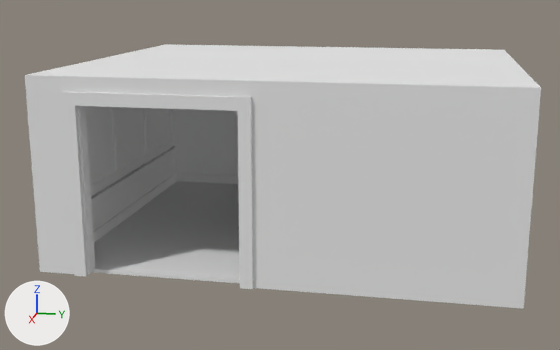
The Blender file Assets/models/kitchen.blend: old version first, new version second.
Both versions are drawn from a 50 mm lens placed at (8.18, -0.27, 3.87), pointed at (-3.56, -2.62, 0.94). The axes (+X, +Y, +Z) are drawn at lower left. The lights are the same throughout.

Names of what the first picture shows: 'Baseboard2.005', 'Door', 'Floor', 'Wall', 'Window', 'Window Panel', 'Window Panel.001', 'Window Panel.002'.
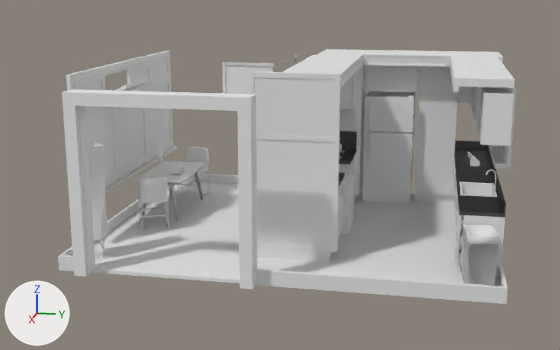
Location of each change, (x1, y1, x2, y2) in pixels of the pictures (560 x 350 px):
'Wall', hidden
    before: (25, 44, 541, 309)
'Cube.004', moved (not visible before)
    after: (88, 142, 109, 259)
'Cube.005', added
    after: (136, 161, 206, 222)
'Cube.204_Cube.002', moved (not visible before)
    after: (138, 177, 169, 230)
'Cube.204_Cube.001', moved (not visible before)
    after: (178, 146, 209, 198)
'Plane', added
    after: (156, 141, 165, 162)
'knifeblock.008', added
    after: (468, 152, 480, 166)
'Cabinet1.005', unchanged, uncovered by the edit
    after: (249, 72, 341, 252)
'Baseboard2.005', unchanged, uncovered by the edit
    before: (93, 173, 238, 242)
    after: (58, 174, 508, 304)
'fridge', unchanged, uncovered by the edit
    after: (363, 91, 415, 204)
'Cabinet1_Door.002', unchanged, uncovered by the edit
    after: (415, 66, 458, 195)

What changed in the scene script:
```text
Add me_plane:
    me_plane.from_pydata(...)  # 126 vertices, 124 faces; spans x -0.305..0.305, y -0.305..0.305, z 0.0..0.008
    me_plane.polygons.foreach_set('use_smooth', [True] * 124)
Add me_cube_024:
    me_cube_024.from_pydata(...)  # 471 vertices, 457 faces; spans x -0.81..0.82, y -0.94..0.43, z -0.53..0.21
Add me_cube_010:
    me_cube_010.from_pydata(...)  # 168 vertices, 176 faces; spans x -0.3..0.3, y -0.3..0.3, z -0.3..18.9
    me_cube_010.polygons.foreach_set('use_smooth', [True] * 176)
Change ob_cube_204_cube_001:
    ob_cube_204_cube_001.location: (-2.96, -2.73, 0.78) -> (-5.36, -4.61, 0.49)
Change ob_cube_004:
    ob_cube_004.location: (-5.73, -2.85, 0.34) -> (-1.76, -4.98, 0.34)
Change ob_cube_204_cube_002:
    ob_cube_204_cube_002.location: (-4.63, -2.8, 0.78) -> (-3.29, -4.64, 0.49)
Change ob_wall:
    add ob_wall.hide_set(True)
Add ob_plane:
    ob_plane = bpy.data.objects.new('Plane', me_plane)
    ob_plane.location = (-3.83, -4.69, 1.17)
    ob_plane.rotation_euler = (1.678, -1.035, -3.197)  # degrees (96, -59, -183)
    ob_plane.scale = (0.428, 0.588, 0.375)
Add ob_knifeblock_008:
    ob_knifeblock_008 = bpy.data.objects.new('knifeblock.008', me_cube_024)
    ob_knifeblock_008.location = (-4.81, 0.36, 1.09)
    ob_knifeblock_008.rotation_euler = (3.957, 3.12, -3.162)  # degrees (227, 179, -181)
    ob_knifeblock_008.scale = (0.0489, 0.113, 0.406)
Add ob_cube_005:
    ob_cube_005 = bpy.data.objects.new('Cube.005', me_cube_010)
    ob_cube_005.location = (-4.3, -4.66, 0.72)
    ob_cube_005.rotation_euler = (3.142, 0.0, 0.0)  # degrees (180, 0, 0)
    ob_cube_005.scale = (2.43, 1.33, 0.0381)
```
